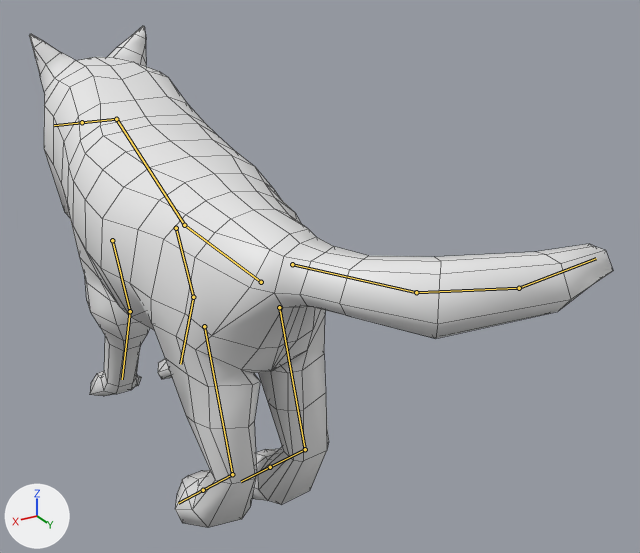
The FBX model Assets/Resources/Prefabs/Units/Enemy/Wolf/new/b_r_w_animated (1).fbx as it was, and as the next commit left it.
Both versions are drawn from a 50 mm camera at (0.95, 2.34, 1.66) aimed at (-0.33, 0.2, 0.59). Arrows for +X, +Y and +Z are at lower left; the lights stay in place. The first picture is the older version. Both versions are drawn at frame 31 of the action 'Wolf_armature|ArmatureAction'; the numbers are the values there. The bones that change, and the others that lie on the model, are drawn over the model as lines. Mesh edges are drawn as thin lines.

Names of what the first picture shows: 'Base_Wolf'.
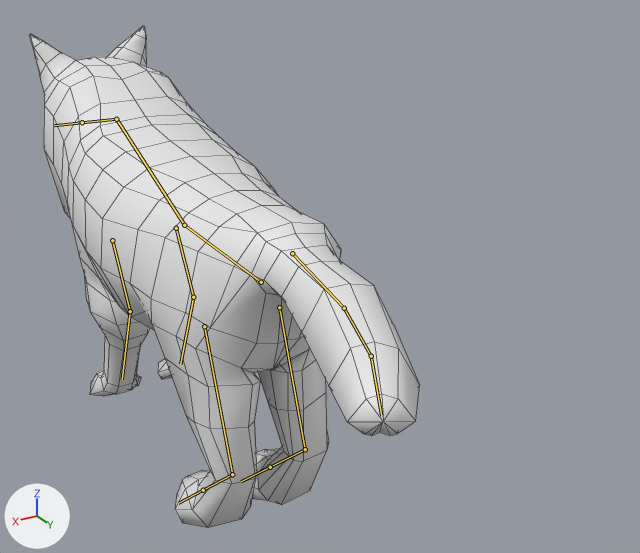
Pixel boxes [x1, y1, x2, y2] of what changed, in the pictures (640 x 553 px):
'Base_Wolf', posed (33% narrower): before [29, 26, 613, 528]; after [29, 26, 419, 528]
bone 'Bone.003', root to tip: before (292, 264) to (416, 292); after (292, 253) to (344, 308)
bone 'Bone.004', root to tip: before (416, 292) to (519, 288); after (344, 308) to (371, 356)
bone 'Bone.005', root to tip: before (519, 288) to (596, 258); after (371, 356) to (381, 415)

The change in detail:
Bone 'Bone.003' (bone_bone_003) moves from (-0.029, 0.001, 0.0) to (-0.001, 0.0, 0.0).
Bone 'Bone.003' (bone_bone_003) turns from (30, 0, -2) to (-10, 0, -2) degrees about its own x, y and z.
Bone 'Bone.004' (bone_bone_004) turns from (30, 1, -1) to (-10, 0, -2) degrees about its own x, y and z.
Bone 'Bone.005' (bone_bone_005) turns from (30, 3, -1) to (-10, -1, -2) degrees about its own x, y and z.
